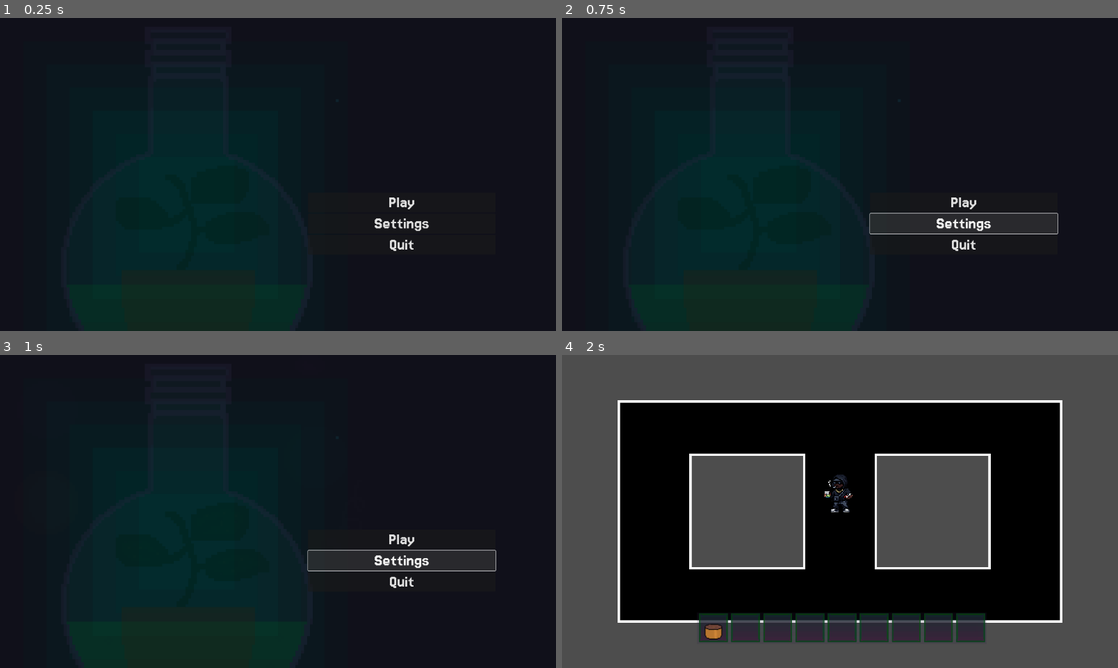
Above: before the commit, frames 1-4 (two rows, left to right).
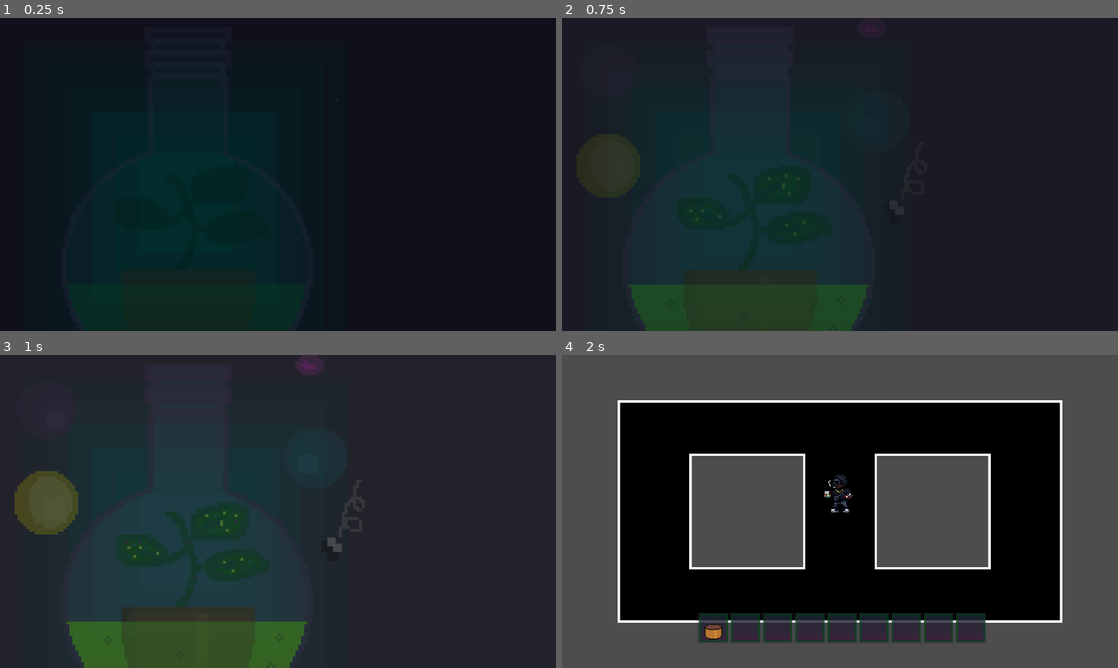
Above: after the commit, the same moments.

Repository: Magical-Schedule/magical-schedule
Game: Godot game, scene res://scenes/Menu/MainMenu.tscn
Two runs of this game, one before a commit and one after it. Both use one fixed random seed, a clock stepped at 60 frames per second and the inputs below.
Inputs (mouse positions are in pixels of both pictures, inside the frame that each line leads up to):
- Up to frame 1 (0.25 s): no input
- Up to frame 2 (0.75 s): click (962, 224) at 0.5 s, where only the run before the commit has a clickable "Settings"
- Up to frame 3 (1 s): no input
- Up to frame 4 (2 s): click (962, 539) at 1.25 s, where only the run before the commit has a clickable "Play"

The runs differ from the first frame. In frame 1, 0.4% of the frame differs, in the area x 67-78%, y 57-75%; in frame 2, 5.1%; in frame 3, 27%, in the area x 2-90%, y 0-100%; in frame 4, nothing differs.

Commit message:
Added logo animations, changed background fade to be more subtle

Diff:
--- a/scenes/Menu/MainMenu.tscn
+++ b/scenes/Menu/MainMenu.tscn
@@ -1,11 +1,31 @@
-[gd_scene load_steps=9 format=3 uid="uid://dkb4hj4mrg7vh"]
+[gd_scene load_steps=13 format=3 uid="uid://dkb4hj4mrg7vh"]
 
 [ext_resource type="Texture2D" uid="uid://ctpdbc1okskyn" path="res://assets/UI and logos/High res/MenuBackground.png" id="1_l61h4"]
 [ext_resource type="Script" uid="uid://by554hp572yci" path="res://scenes/Menu/main_menu.gd" id="1_whdkd"]
 [ext_resource type="FontFile" uid="uid://cvfy3l2k8mmtb" path="res://assets/fonts/Jersey15-Regular.ttf" id="2_050rs"]
 [ext_resource type="Texture2D" uid="uid://cdantoxt736id" path="res://assets/UI and logos/High res/Icon.png" id="3_4fyr5"]
 [ext_resource type="Texture2D" uid="uid://cech1eav0str6" path="res://assets/UI and logos/High res/logo.png" id="3_whdkd"]
+[ext_resource type="Script" uid="uid://cr7x1s3hojh27" path="res://scenes/Menu/main_menu_buttons.gd" id="5_0n5pj"]
 [ext_resource type="Script" uid="uid://0ipu877yy7el" path="res://scenes/Menu/panel.gd" id="6_4ms1j"]
+
+[sub_resource type="Gradient" id="Gradient_0n5pj"]
+offsets = PackedFloat32Array(0, 0.26415095, 0.5254237, 0.7830189, 1)
+colors = PackedColorArray(0, 0, 0, 0, 0.5019608, 0.5019608, 0.5019608, 1, 1, 1, 1, 1, 0.89411765, 0.89411765, 0.89411765, 1, 0.49019608, 0.49019608, 0.49019608, 0)
+
+[sub_resource type="GradientTexture1D" id="GradientTexture1D_i0awj"]
+gradient = SubResource("Gradient_0n5pj")
+
+[sub_resource type="ParticleProcessMaterial" id="ParticleProcessMaterial_0n5pj"]
+particle_flag_disable_z = true
+emission_shape = 3
+emission_box_extents = Vector3(960, 540, 1)
+direction = Vector3(0, 0, 0)
+initial_velocity_min = 5.0
+initial_velocity_max = 15.0
+gravity = Vector3(0, 0, 0)
+color_ramp = SubResource("GradientTexture1D_i0awj")
+turbulence_noise_strength = 7.5
+turbulence_noise_scale = 80.0
 
 [sub_resource type="Theme" id="Theme_4fyr5"]
 Button/font_sizes/font_size = 60
@@ -45,23 +65,30 @@
 patch_margin_right = 960
 patch_margin_bottom = 540
 
-[node name="VBoxContainer" type="VBoxContainer" parent="."]
+[node name="GPUParticles2D" type="GPUParticles2D" parent="."]
+position = Vector2(960, 540)
+amount = 40
+lifetime = 8.0
+process_material = SubResource("ParticleProcessMaterial_0n5pj")
+
+[node name="MainMenuButtons" type="VBoxContainer" parent="."]
 layout_mode = 0
 offset_left = 1064.0
 offset_top = 602.0
 offset_right = 1711.0
 offset_bottom = 898.0
 theme = SubResource("Theme_4fyr5")
+script = ExtResource("5_0n5pj")
 
-[node name="Play" type="Button" parent="VBoxContainer"]
+[node name="Play" type="Button" parent="MainMenuButtons"]
 layout_mode = 2
 text = "Play"
 
-[node name="Settings" type="Button" parent="VBoxContainer"]
+[node name="Settings" type="Button" parent="MainMenuButtons"]
 layout_mode = 2
 text = "Settings"
 
-[node name="Quit" type="Button" parent="VBoxContainer"]
+[node name="Quit" type="Button" parent="MainMenuButtons"]
 layout_mode = 2
 text = "Quit"
 
@@ -74,5 +101,5 @@
 theme_override_styles/panel = SubResource("StyleBoxTexture_4ms1j")
 script = ExtResource("6_4ms1j")
 
-[connection signal="pressed" from="VBoxContainer/Play" to="." method="_on_play_pressed"]
-[connection signal="pressed" from="VBoxContainer/Quit" to="." method="_on_quit_pressed"]
+[connection signal="pressed" from="MainMenuButtons/Play" to="." method="_on_play_pressed"]
+[connection signal="pressed" from="MainMenuButtons/Quit" to="." method="_on_quit_pressed"]
--- a/scenes/Menu/main_menu.gd
+++ b/scenes/Menu/main_menu.gd
@@ -2,14 +2,14 @@
 
 var playScene : String = "res://Scenes/dev/playground.tscn"
 
-@export var fade_time := 2.0
+@export var fade_time := 1.5
 
 @onready var image_a: NinePatchRect = $FadedBg
 @onready var image_b: NinePatchRect = $IconBg
 
 func _ready():
 	image_b.modulate.a = 0.0
-	await get_tree().create_timer(1.0).timeout
+	await get_tree().create_timer(0.5).timeout
 	fade_to_image_b()
 
 func fade_to_image_b():
@@ -17,7 +17,7 @@
 	tween.set_parallel(true)
 
 	tween.tween_property(image_a, "modulate:a", 0.0, fade_time)
-	tween.tween_property(image_b, "modulate:a", 1.0, fade_time)
+	tween.tween_property(image_b, "modulate:a", 0.8, fade_time)
 
 
 func _process(delta: float) -> void:
--- /dev/null
+++ b/scenes/Menu/main_menu_buttons.gd
@@ -0,0 +1,22 @@
+extends VBoxContainer
+
+@export var fade_time := 0.5
+
+func _ready():
+	await get_tree().process_frame
+	modulate.a = 0.0
+	await get_tree().process_frame
+	await get_tree().create_timer(2.0).timeout
+	fade_in()
+
+
+func fade_in():
+	var tween := create_tween()
+	tween.set_trans(Tween.TRANS_SINE)
+	tween.set_ease(Tween.EASE_OUT)
+
+	tween.tween_property(self, "modulate:a", 1.0, fade_time)
+
+# Called every frame. 'delta' is the elapsed time since the previous frame.
+func _process(delta: float) -> void:
+	pass
--- a/scenes/Menu/panel.gd
+++ b/scenes/Menu/panel.gd
@@ -6,22 +6,19 @@
 
 var start_pos: Vector2
 
+@export var float_distance := 10.0
+@export var float_time := 1.5
+
 func _ready():
 	start_pos = position
-
 	position += offscreen_offset
-
 	await get_tree().process_frame
-
 	modulate.a = 0.0
-
 	await get_tree().process_frame
-
-	await get_tree().create_timer(3.0).timeout
-
+	await get_tree().create_timer(2.0).timeout
 	fade_in()
-
 	slide_in()
+	start_floating()
 
 func fade_in():
 	var tween := create_tween()
@@ -36,3 +33,13 @@
 	tween.set_ease(Tween.EASE_OUT)
 
 	tween.tween_property(self, "position", start_pos, slide_time)
+
+
+func start_floating():
+	var tween = create_tween()
+	tween.set_loops()  # infinite loop
+	tween.set_trans(Tween.TRANS_SINE)
+	tween.set_ease(Tween.EASE_IN_OUT)
+
+	tween.tween_property(self, "position:y", start_pos.y - float_distance, float_time)
+	tween.tween_property(self, "position:y", start_pos.y + float_distance, float_time)
Not shown, added: scenes/Menu/main_menu_buttons.gd.uid
